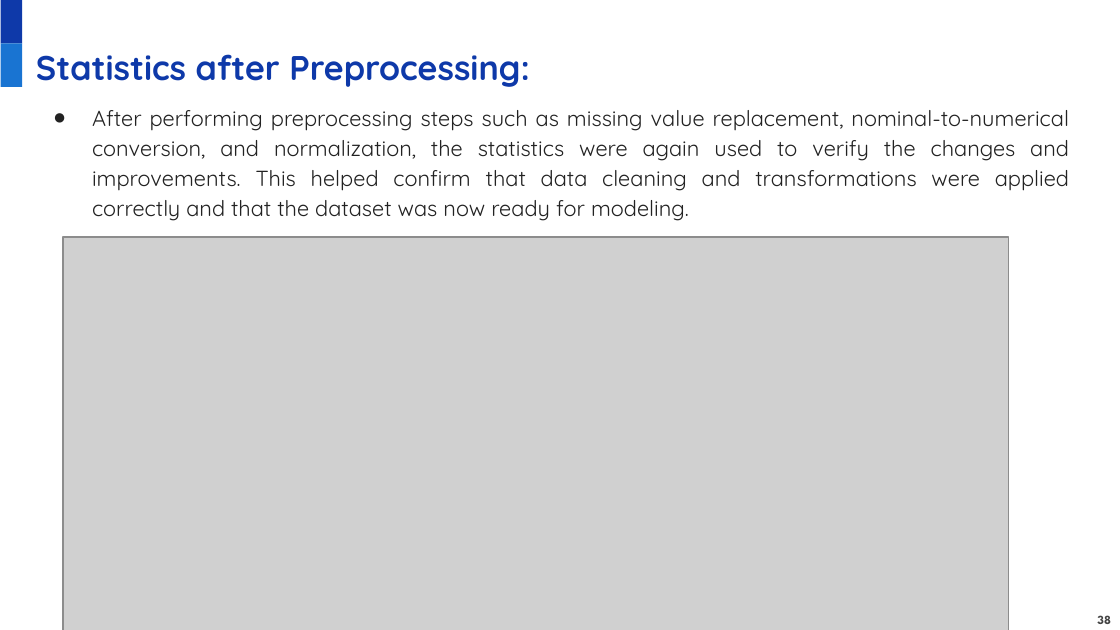
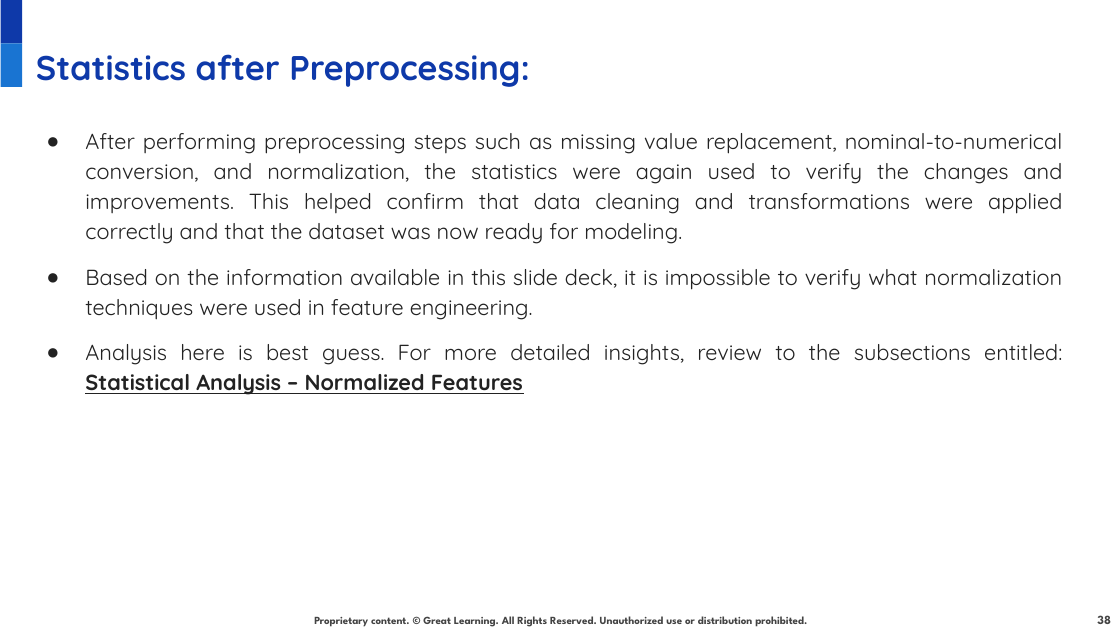
Before and after one commit to juanbucz/GreatLearning-TermProjects, a slide deck: slide 38 of Neural Networks - Loan Default/Loan Default Prediction Presentation - Business Interpretation - John Buczkowski.pptx. Drawn at 1120x630 pixels with LibreOffice and Linux fonts; fonts in the diff are those of the drawing; grey boxes stand for pictures; background and template pictures are left out. Boxes give left, top, right and bottom in pixels: in the first picture for what was removed or moved away, otherwise in the second. Text is boxed around its words. In the diff, an @@ line names an element or a change of style, - is before the commit and + after.

Commit message:
GG NN Default Loan Default Prediction Presentation - Clean up of pre-existing EDA slides; reorganization of current slide deck

```diff
--- a/Neural Networks - Loan Default/Loan Default Prediction Presentation - Business Interpretation - John Buczkowski.pptx
+++ b/Neural Networks - Loan Default/Loan Default Prediction Presentation - Business Interpretation - John Buczkowski.pptx
@@ text "After performing preprocessing steps such ...": place and size @@
-text "After performing preprocessing steps such ..." at <box>92,110,1069,221</box>
+text "After performing preprocessing steps such ..." at <box>85,133,1063,395</box>
@@ picture removed at <box>63,237,1008,630</box> @@
@@ text at <box>85,269,1062,395</box>: paragraphs added @@
+● Based on the information available in this slide deck, it is impossible to verify what normalization techniques were used in feature engineering.
+● Analysis here is best guess. For more detailed insights, review to the subsections entitled:
+  Statistical Analysis – Normalized Features
@@ text added at <box>314,616,807,627</box>, 7 pt, text #434343, bold @@
+Proprietary content. © Great Learning. All Rights Reserved. Unauthorized use or distribution prohibited.
```
Also in this commit, not shown: 17 other slides changed, 5 slides added, 6 slides removed.
